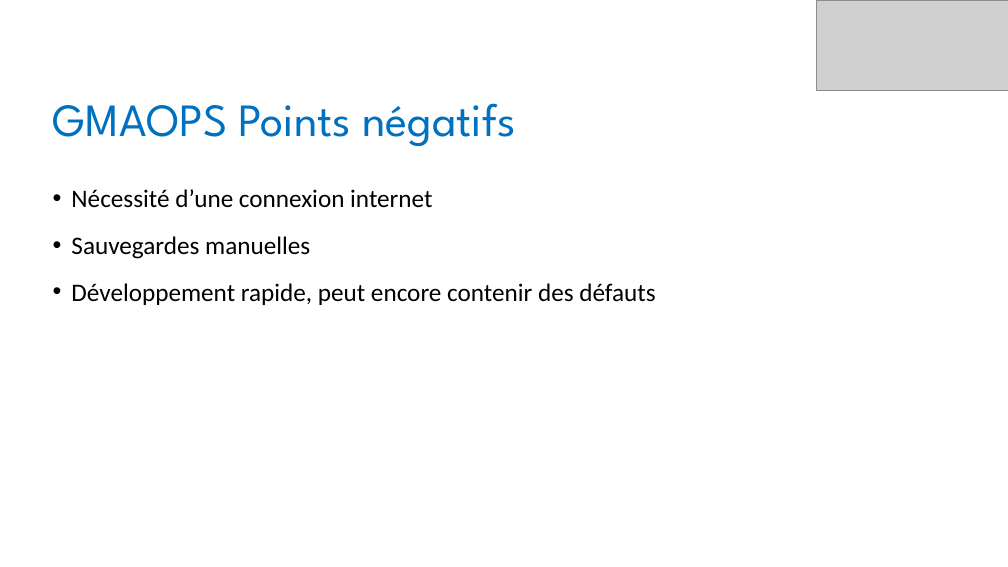
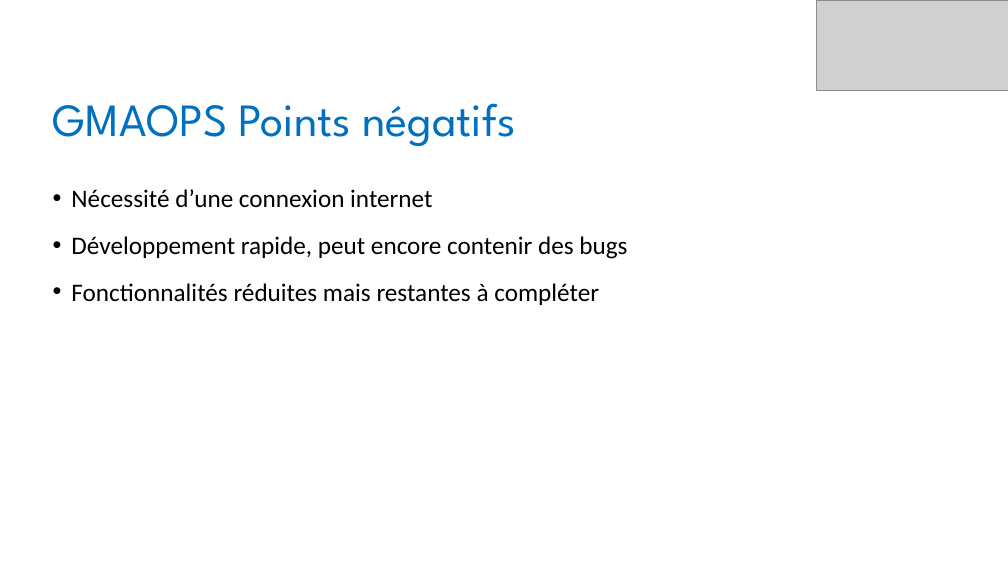
Before and after one commit to FrancisLibs/psAppli5.4, a slide deck: slide 7 of Présentation.pptx. Drawn at 1008x567 pixels with LibreOffice and Linux fonts; fonts in the diff are those of the drawing; grey boxes stand for pictures. Boxes give left, top, right and bottom in pixels: in the first picture for what was removed or moved away, otherwise in the second. Text is boxed around its words. In the diff, an @@ line names an element or a change of style, - is before the commit and + after.

```diff
--- a/Présentation.pptx
+++ b/Présentation.pptx
@@ text at (x1=71, y1=236, x2=627, y2=305): text changed @@
-• Sauvegardes manuelles
-• Développement rapide, peut encore contenir des défauts
+• Développement rapide, peut encore contenir des bugs
+• Fonctionnalités réduites mais restantes à compléter
```
Also in this commit, not shown: 9 other slides changed, 28 other files.
